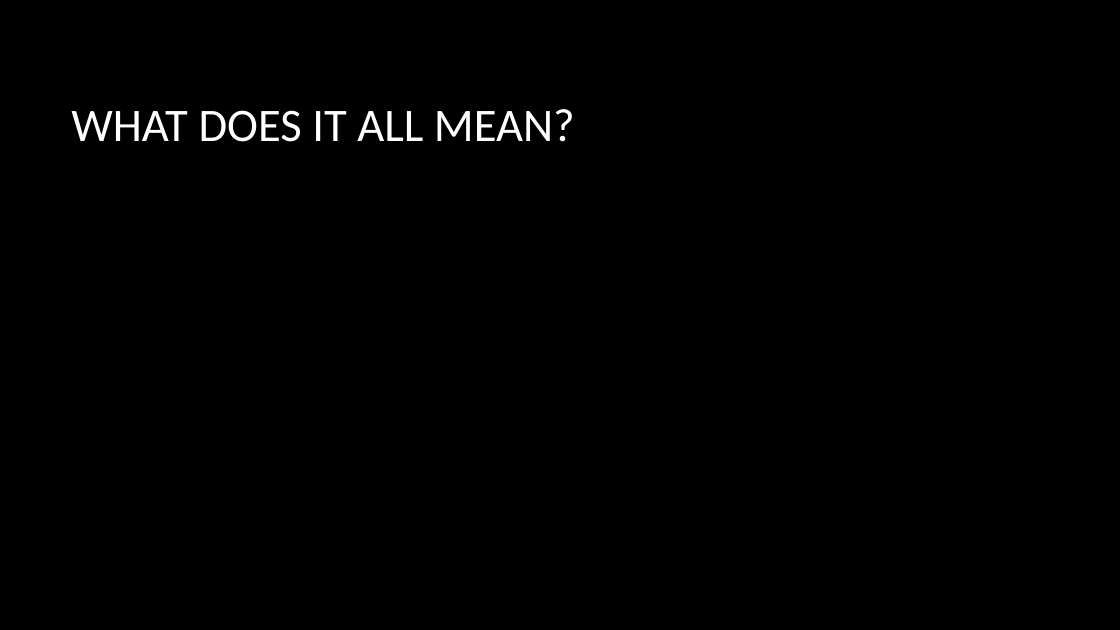
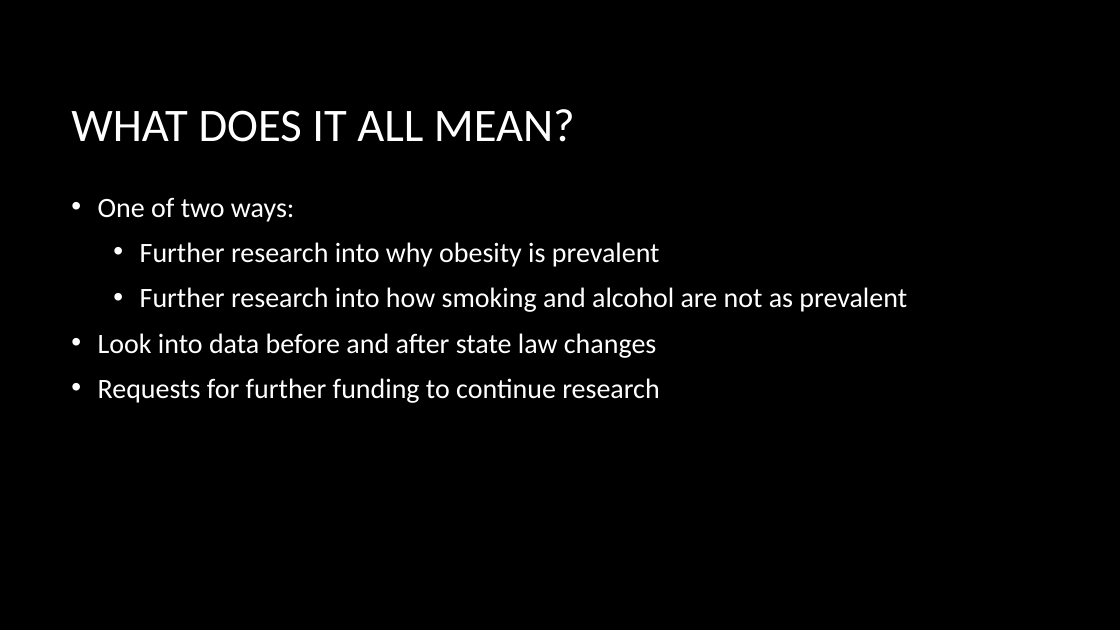
Before and after one commit to Phantogram/Project-BTTV, a slide deck: slide 13 of Project_One_BTTV.pptx. Drawn at 1120x630 pixels with LibreOffice and Linux fonts; fonts in the diff are those of the drawing; background and template pictures are left out. Boxes give left, top, right and bottom in pixels: in the first picture for what was removed or moved away, otherwise in the second. Text is boxed around its words. In the diff, an @@ line names an element or a change of style, - is before the commit and + after.

```diff
--- a/Project_One_BTTV.pptx
+++ b/Project_One_BTTV.pptx
@@ text added at [98, 197, 907, 403], 24 pt, text #FFFFFF @@
+• One of two ways:
+  • Further research into why obesity is prevalent
+  • Further research into how smoking and alcohol are not as prevalent
+• Look into data before and after state law changes
+• Requests for further funding to continue research
```
Also in this commit, not shown: 8 other slides changed.
